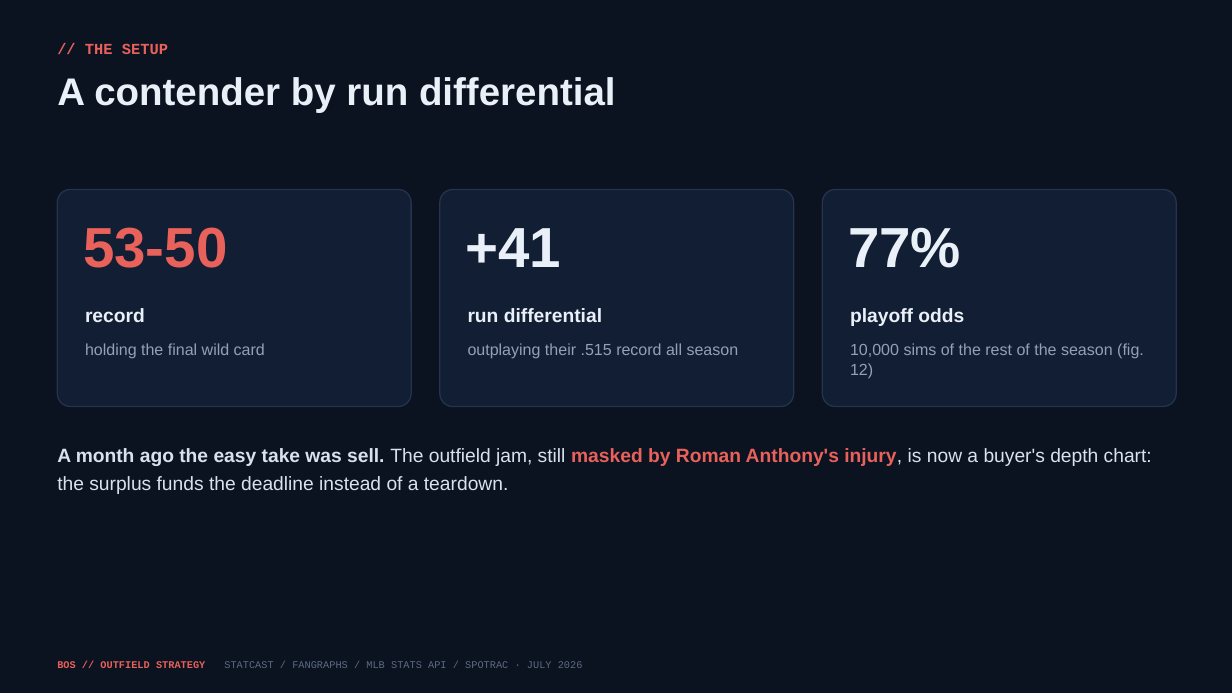
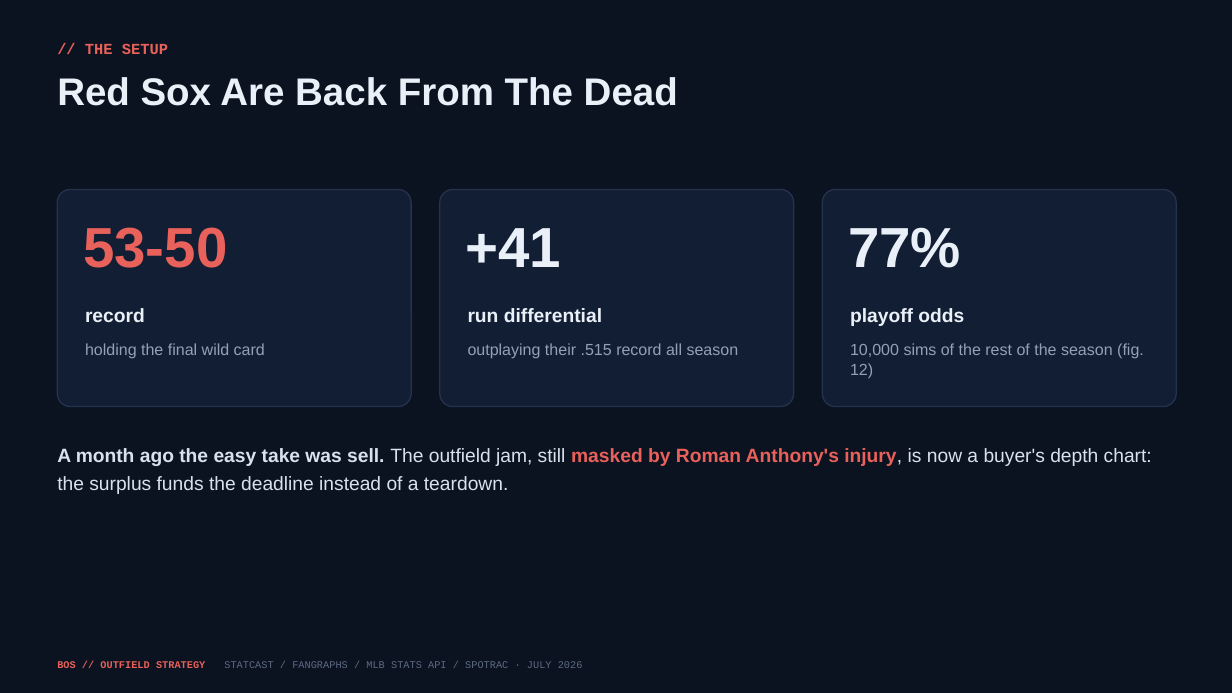
Before and after one commit to justinloo12/jarren-duran-outlier-analysis, a slide deck: slide 2 of outputs/Red_Sox_Trade_Deadline.pptx. Drawn at 1232x693 pixels with LibreOffice and Linux fonts; fonts in the diff are those of the drawing. Boxes give left, top, right and bottom in pixels: in the first picture for what was removed or moved away, otherwise in the second. Text is boxed around its words. In the diff, an @@ line names an element or a change of style, - is before the commit and + after.

```diff
--- a/outputs/Red_Sox_Trade_Deadline.pptx
+++ b/outputs/Red_Sox_Trade_Deadline.pptx
@@ text at box(57, 77, 678, 106): text changed @@
-A contender by run differential
+Red Sox Are Back From The Dead
```
Also in this commit, not shown: 11 other slides changed, 1 slide added, 1 slide removed, 3 other files.
